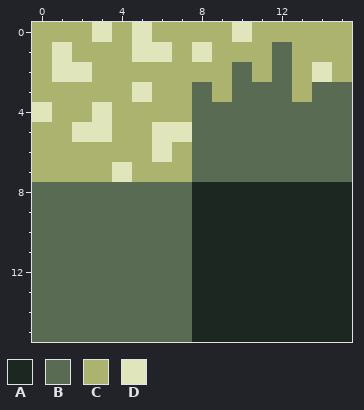
Pixel-art sprite, stored at examples/cube/src/grass.png. The picture above was drawn from the file before the commit.
The file is 16x16 pixels.
Palette (. is transparent): A #1d2722  B #5a6b54  C #abb36e  D #e1e5bb
After the commit:
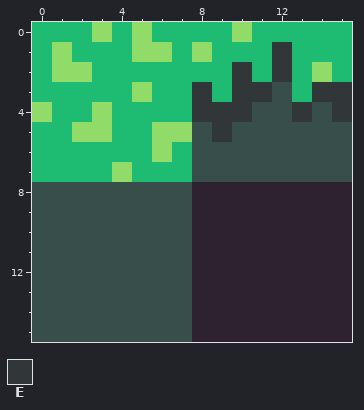
Colours new in this view: E #313638
Changes in this commit:
colour A: #1d2722 -> #2e222f
colour B: #5a6b54 -> #374e4a
colour C: #abb36e -> #1ebc73
colour D: #e1e5bb -> #91db69
Changed rows in their new state; - is a pixel that keeps its letter.
first column x 8:
 1 ----E---
 2 --E-E---
 3 E-EE--EE
 4 EEE--E-E
 5 -E------
Boxes around the changes in both pictures, in picture pixels (x1, y1, x2, y2):
changed: (32, 22, 352, 342)
